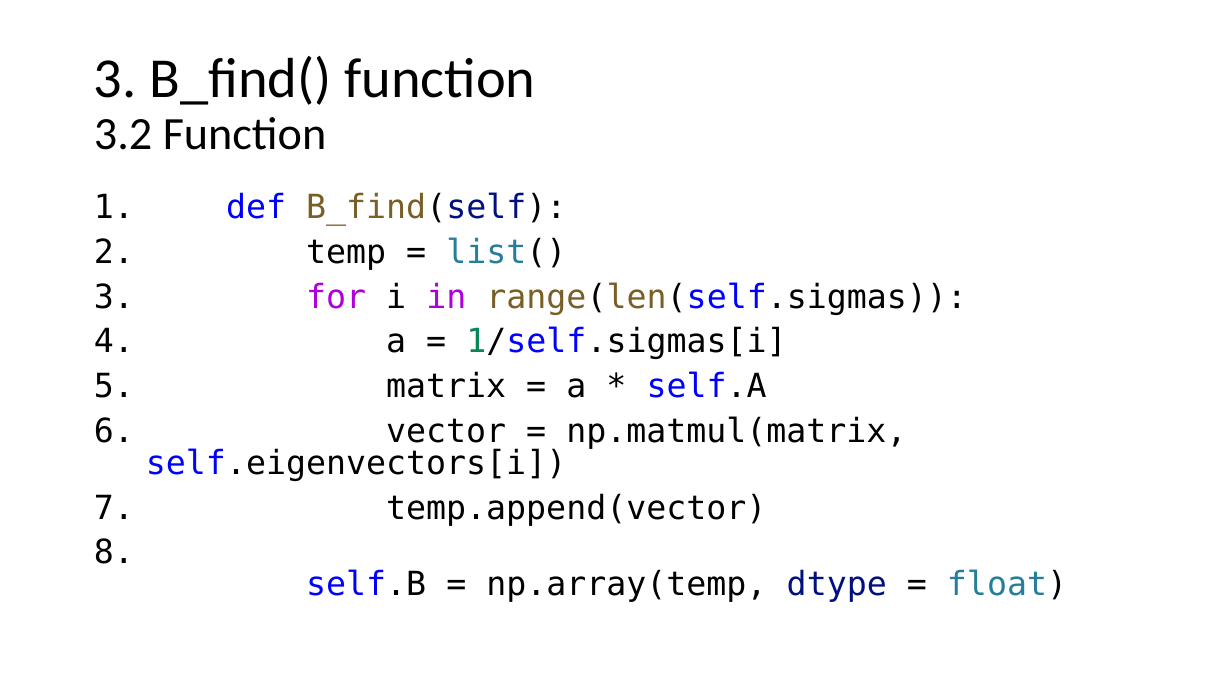
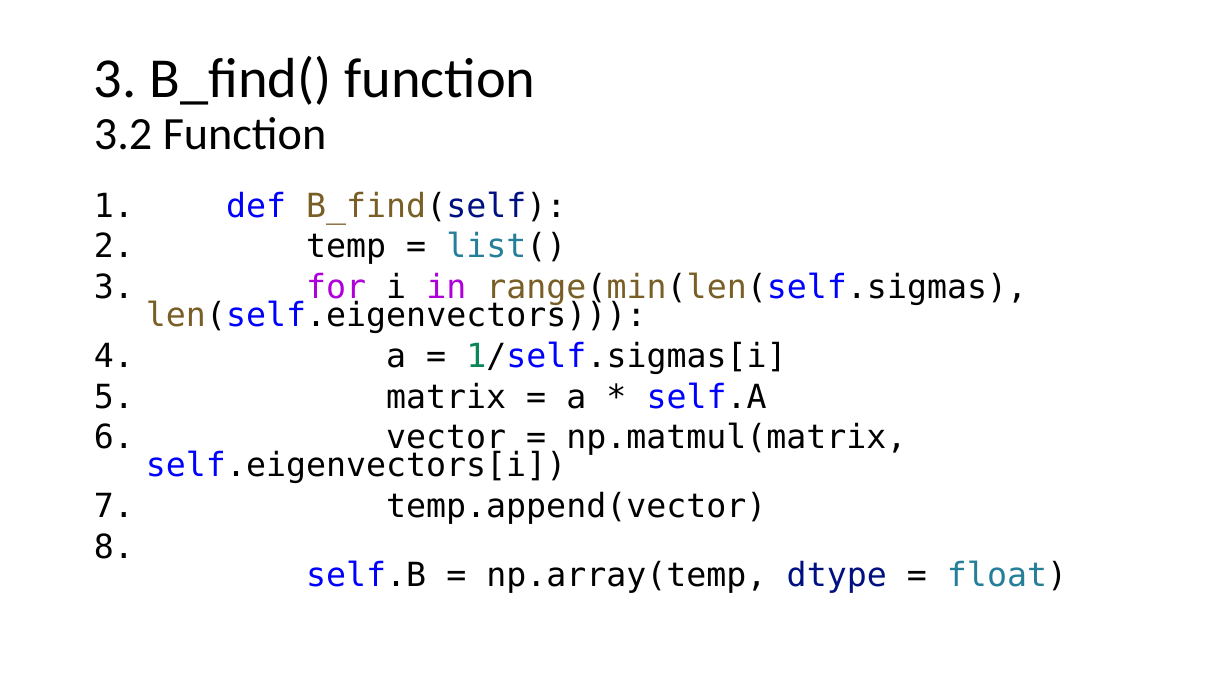
Before and after one commit to netalydana28/Python2, a slide deck: slide 70 of project3/algebra.pptx (slide 37 before the commit). Drawn at 1232x693 pixels with LibreOffice and Linux fonts; fonts in the diff are those of the drawing. Boxes give left, top, right and bottom in pixels: in the first picture for what was removed or moved away, otherwise in the second. Text is boxed around its words. In the diff, an @@ line names an element or a change of style, - is before the commit and + after.

```diff
--- a/project3/algebra.pptx
+++ b/project3/algebra.pptx
@@ text at (146,191,1067,593): line spacing 0.8 to 0.7 @@
@@ text at (146,272,1027,333): text changed @@
-3. for i in range(len(self.sigmas)):
+3. for i in range(min(len(self.sigmas), len(self.eigenvectors))):
```
Also in this commit, not shown: 9 other slides changed, 46 slides added, 6 slides removed, 4 other files.
